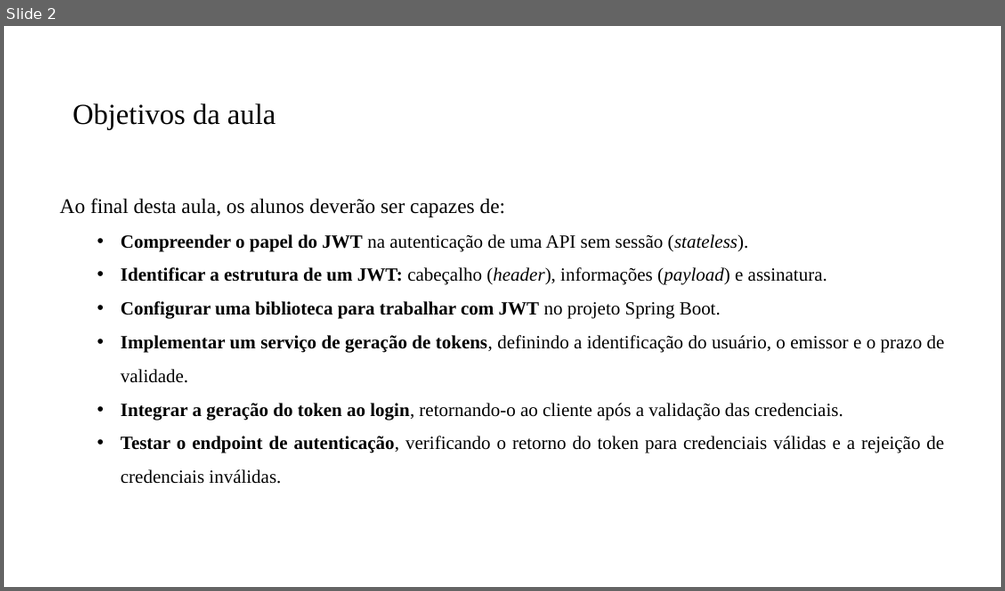
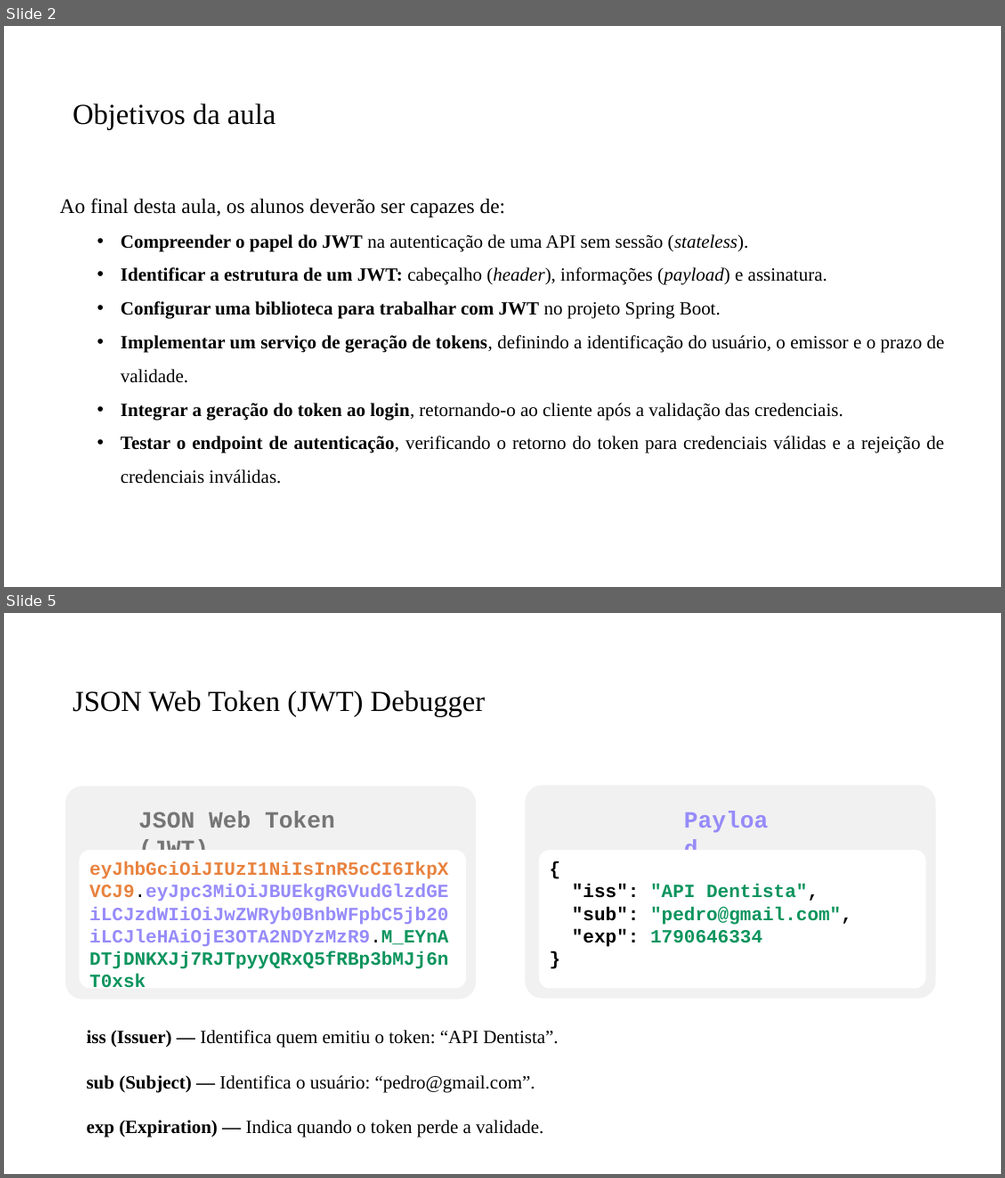
Before and after one commit to PedroMiho/UMC, a slide deck: engenharia-software/software-corporativo/boas-praticas/aula-07-JWT/spring-security.pptx. Shown one above the other, each under a label of ours: slide 2 before the commit, slides 2 and 5 after it; the slides between them are not shown. The pictures are 1005x591 and 1005x1178 pixels, drawn with LibreOffice and Linux fonts; fonts in the diff are those of the drawing; background and template pictures are left out. Boxes give left, top, right and bottom in pixels: in the first picture for what was removed or moved away, otherwise in the second. Text is boxed around its words. In the diff, an @@ line names an element or a change of style, - is before the commit and + after.

```diff
--- a/engenharia-software/software-corporativo/boas-praticas/aula-07-JWT/spring-security.pptx
+++ b/engenharia-software/software-corporativo/boas-praticas/aula-07-JWT/spring-security.pptx
@@ slide 5 added at <box>4,613,1001,1174</box>, background #FFFFFF @@
@@ title added at <box>73,690,485,717</box>, 28 pt, text #000000 @@
+JSON Web Token (JWT) Debugger
@@ rounded rectangle added at <box>65,786,476,999</box>, fill #F1F1F1 @@
@@ rounded rectangle added at <box>526,785,936,998</box>, fill #F1F1F1 @@
@@ text added at <box>138,811,335,862</box>, 22.5 pt, text #757575, bold @@
+JSON Web Token (JWT)
@@ text added at <box>676,801,784,834</box>, 22.5 pt, text #968BF9, bold @@
+Payload
@@ rounded rectangle added at <box>79,850,466,989</box>, fill #FFFFFF, 18 pt, text #968BF9, bold @@
+eyJhbGciOiJIUzI1NiIsInR5cCI6IkpXVCJ9.eyJpc3MiOiJBUEkgRGVudGlzdGEiLCJzdWIiOiJwZWRyb0BnbWFpbC5jb20iLCJleHAiOjE3OTA2NDYzMzR9.M_EYnADTjDNKXJj7RJTpyyQRxQ5fRBp3bMJj6nT0xsk
@@ rounded rectangle added at <box>539,850,926,989</box>, fill #FFFFFF, 18 pt, text #0C945D, bold @@
+{
+"iss": "API Dentista",
+"sub": "pedro@gmail.com",
+"exp": 1790646334
+}
@@ text added at <box>87,1030,558,1137</box>, 18 pt, text #000000 @@
+iss (Issuer) — Identifica quem emitiu o token: “API Dentista”.
+sub (Subject) — Identifica o usuário: “pedro@gmail.com”.
+exp (Expiration) — Indica quando o token perde a validade.
```
Also in this commit, not shown: 1 slide changed, 12 other slides added.
